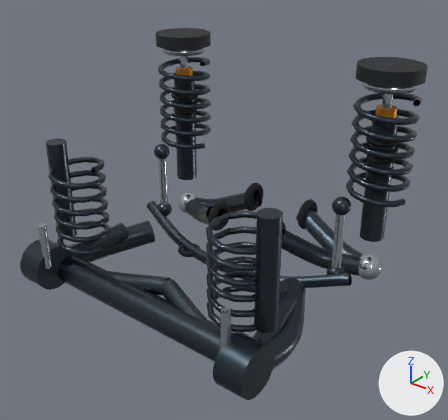
One commit to the glTF model android/app/src/main/assets/models/vehicle_systems/suspension/generic_suspension.glb: the scene before it, then after it.
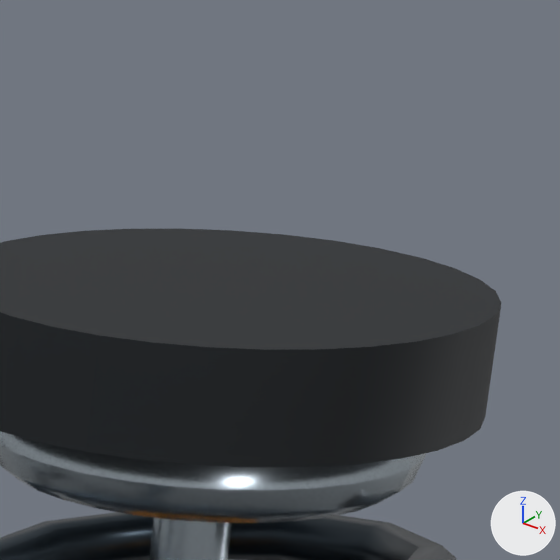
The first picture shows the older version from a camera (50 mm lens) standing at (4.41, -5.44, 3.57) and looking at (0.23, -0.22, 0.34). The close-ups show the older and then the newer version on the part from 81% to 97% of the width and 7% to 24% of the height of that picture. Only the edits that show in the close-ups are written down. The axes (+X, +Y, +Z) are drawn at lower right. The lights are the same throughout. Where no turn or scale is listed for an object, it has been applied to the vertices.

The first close-up shows 'system_mesh__front_coil_springs__right_spring', 'system_mesh__front_struts__right_piston_rod', 'system_mesh__strut_bearings__right_bearing', 'system_mesh__upper_strut_mounts__right_mount'.
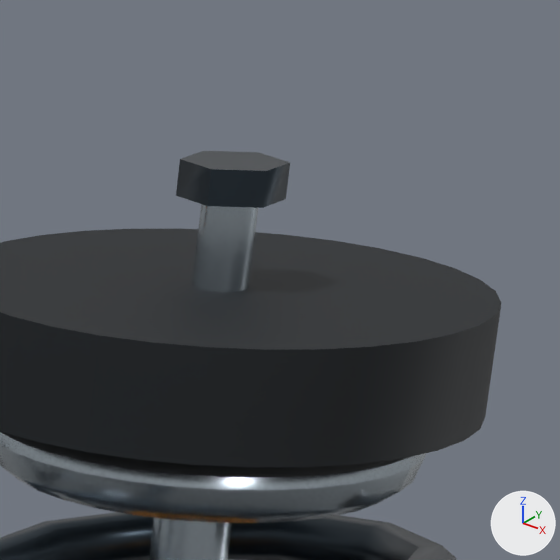
What the commit changed:
Mesh me_mesh_25_1 is new.
It has 16 vertices, 24 faces and spans x -0.065..0.065, y -0.075..0.075, z -0.025..0.025.
It uses material mat_dark_steel (greyish blue #3d4851).
Mesh me_mesh_24_1 is new.
It has 28 vertices, 48 faces and spans x -0.039..0.039, y -0.039..0.039, z -0.09..0.09.
It uses material mat_machined_steel (pale blue #bcc8d1).
Mesh me_mesh_23_1 is new.
It has 341 vertices, 600 faces and spans x -0.365..0.365, y -0.363..0.363, z -0.071..0.071.
It uses material mat_automotive_rubber (black #090d10).
Object 'system_mesh__upper_strut_mounts__right_shaft_nut_hex_head' (ob_system_mesh__upper_strut_mounts__right_shaft_nut_hex_head) is new; it shows me_mesh_25_1.
Its location is (1.55, 1.1, 2.179).
Object 'system_mesh__upper_strut_mounts__right_shaft_nut_shaft' (ob_system_mesh__upper_strut_mounts__right_shaft_nut_shaft) is new; it shows me_mesh_24_1.
Its location is (1.55, 1.1, 2.08).
Object 'system_mesh__upper_strut_mounts__right_rubber_isolator' (ob_system_mesh__upper_strut_mounts__right_rubber_isolator) is new; it shows me_mesh_23_1.
Its location is (1.55, 1.1, 1.91).

What differs and where, as boxes (x1, y1, x2, y2) in the close-ups (560 x 560 px):
'system_mesh__upper_strut_mounts__right_shaft_nut_hex_head', added
    after: (176, 151, 290, 208)
'system_mesh__upper_strut_mounts__right_shaft_nut_shaft', added (pale blue)
    after: (192, 204, 258, 292)
'system_mesh__upper_strut_mounts__right_rubber_isolator', added (black)
    after: (0, 431, 412, 477)
